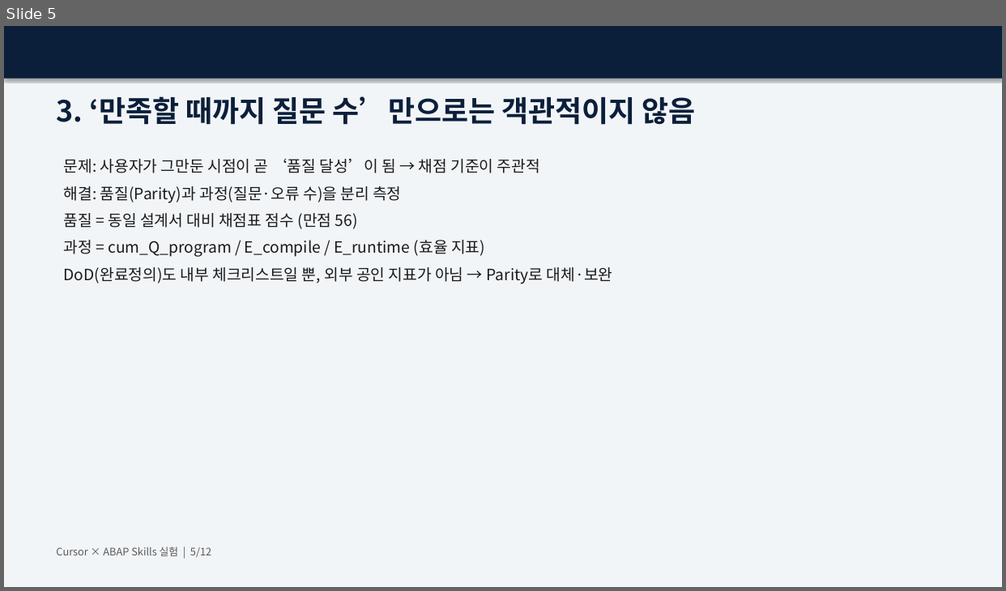
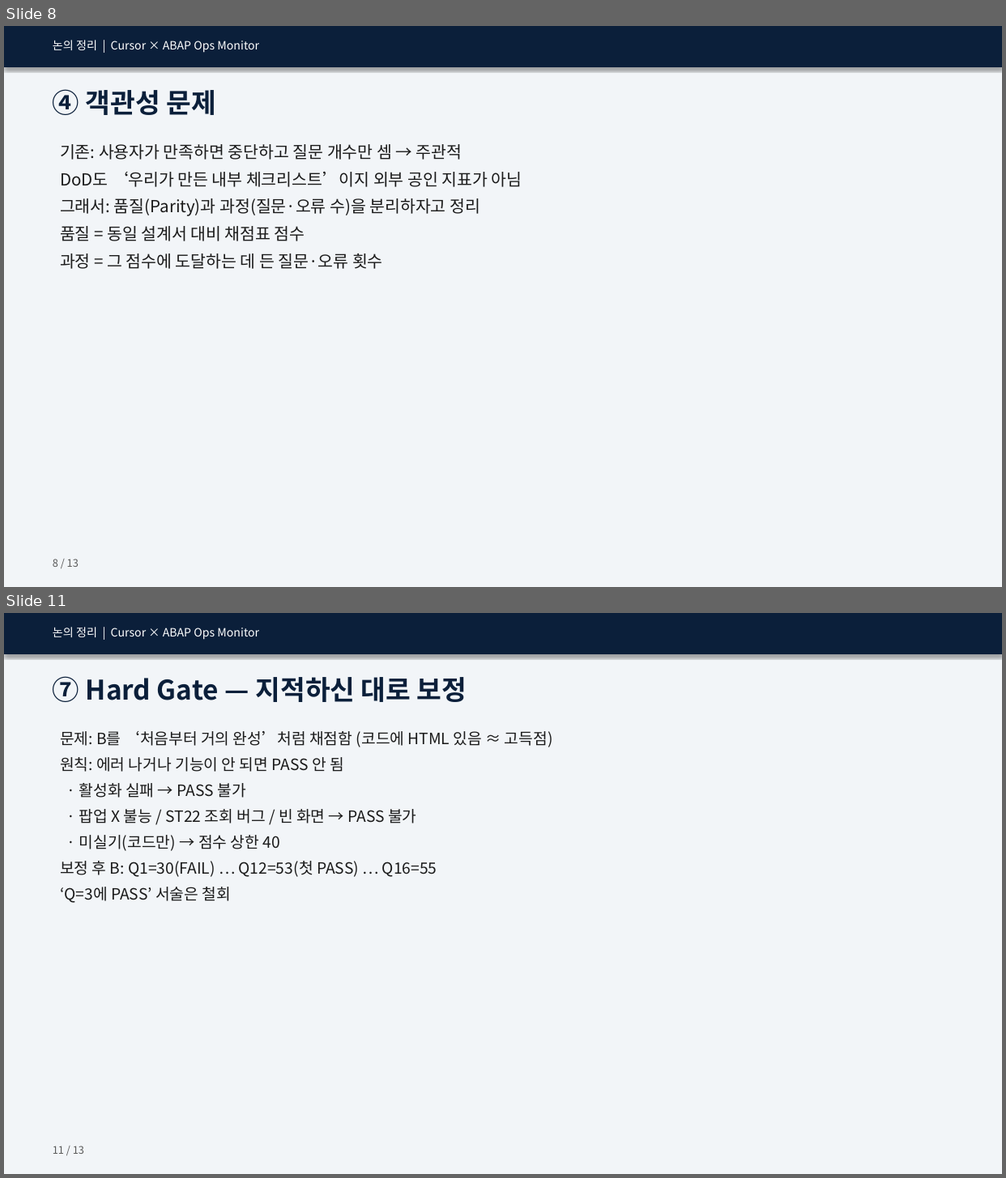
Before and after one commit to hyosungitx00/AI, a slide deck: docs/report/Cursor_ABAP_Skills_Parity_발표자료.pptx. Shown one above the other, each under a label of ours: slide 5 before the commit, slides 8 and 11 after it; the slides between them are not shown. The pictures are 1006x591 and 1006x1178 pixels, drawn with LibreOffice and Linux fonts; fonts in the diff are those of the drawing. Boxes give left, top, right and bottom in pixels: in the first picture for what was removed or moved away, otherwise in the second. Text is boxed around its words. In the diff, an @@ line names an element or a change of style, - is before the commit and + after.

```diff
--- a/docs/report/Cursor_ABAP_Skills_Parity_발표자료.pptx
+++ b/docs/report/Cursor_ABAP_Skills_Parity_발표자료.pptx
@@ slide 11 added at <box>4,613,1002,1174</box>, background #FFFFFF @@
@@ rectangle added at <box>4,613,1002,1174</box>, fill #F2F5F8 @@
@@ rectangle added at <box>4,613,1002,654</box>, fill #0B1F3A @@
@@ text added at <box>53,627,259,640</box>, 11 pt, text #FFFFFF @@
+논의 정리 | Cursor × ABAP Ops Monitor
@@ text added at <box>53,676,467,702</box>, 26 pt, text #0B1F3A, bold @@
+⑦ Hard Gate — 지적하신 대로 보정
@@ text added at <box>60,731,553,903</box>, 15 pt, text #1A1A1A @@
+문제: B를 ‘처음부터 거의 완성’처럼 채점함 (코드에 HTML 있음 ≈ 고득점)
+원칙: 에러 나거나 기능이 안 되면 PASS 안 됨
+· 활성화 실패 → PASS 불가
+· 팝업 X 불능 / ST22 조회 버그 / 빈 화면 → PASS 불가
+· 미실기(코드만) → 점수 상한 40
+보정 후 B: Q1=30(FAIL) … Q12=53(첫 PASS) … Q16=55
+‘Q=3에 PASS’ 서술은 철회
@@ text added at <box>53,1146,84,1154</box>, 10 pt, text #5A5A5A @@
+11 / 13
@@ what was slide 5 is now slide 8 @@
@@ slide 8 changed as well @@
@@ rectangle: place and size @@
-rectangle at <box>4,26,1002,79</box>
+rectangle at <box>4,26,1002,67</box>
@@ text at <box>53,40,259,53</box>: text changed; size 28 to 11 pt; text colour #0B1F3A to #FFFFFF; bold off @@
-3. ‘만족할 때까지 질문 수’만으로는 객관적이지 않음
+논의 정리 | Cursor × ABAP Ops Monitor
@@ text added at <box>53,89,215,115</box>, 26 pt, text #0B1F3A, bold @@
+④ 객관성 문제
@@ text at <box>60,144,522,269</box>: text changed; size 15 to 16 pt @@
-문제: 사용자가 그만둔 시점이 곧 ‘품질 달성’이 됨 → 채점 기준이 주관적
-해결: 품질(Parity)과 과정(질문·오류 수)을 분리 측정
-품질 = 동일 설계서 대비 채점표 점수 (만점 56)
-과정 = cum_Q_program / E_compile / E_runtime (효율 지표)
-DoD(완료정의)도 내부 체크리스트일 뿐, 외부 공인 지표가 아님 → Parity로 대체·보완
+기존: 사용자가 만족하면 중단하고 질문 개수만 셈 → 주관적
+DoD도 ‘우리가 만든 내부 체크리스트’이지 외부 공인 지표가 아님
+그래서: 품질(Parity)과 과정(질문·오류 수)을 분리하자고 정리
+품질 = 동일 설계서 대비 채점표 점수
+과정 = 그 점수에 도달하는 데 든 질문·오류 횟수
@@ text added at <box>53,559,79,567</box>, 10 pt, text #5A5A5A @@
+8 / 13
@@ text removed at <box>56,547,211,557</box> @@
-Cursor × ABAP Skills 실험 | 5/12
```
Also in this commit, not shown: 1 other slide changed, 10 other slides added, 10 slides removed, 2 other files.
